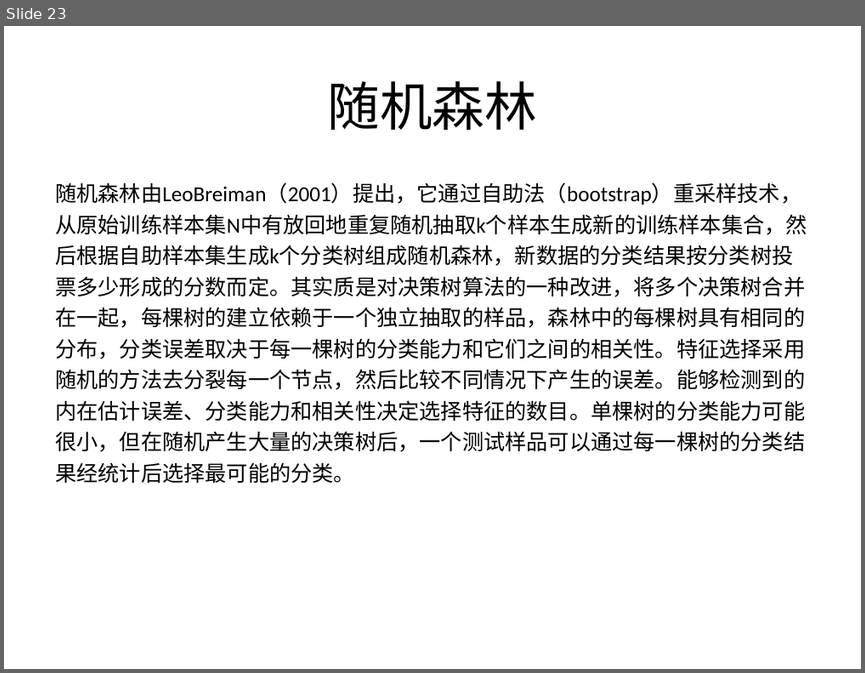
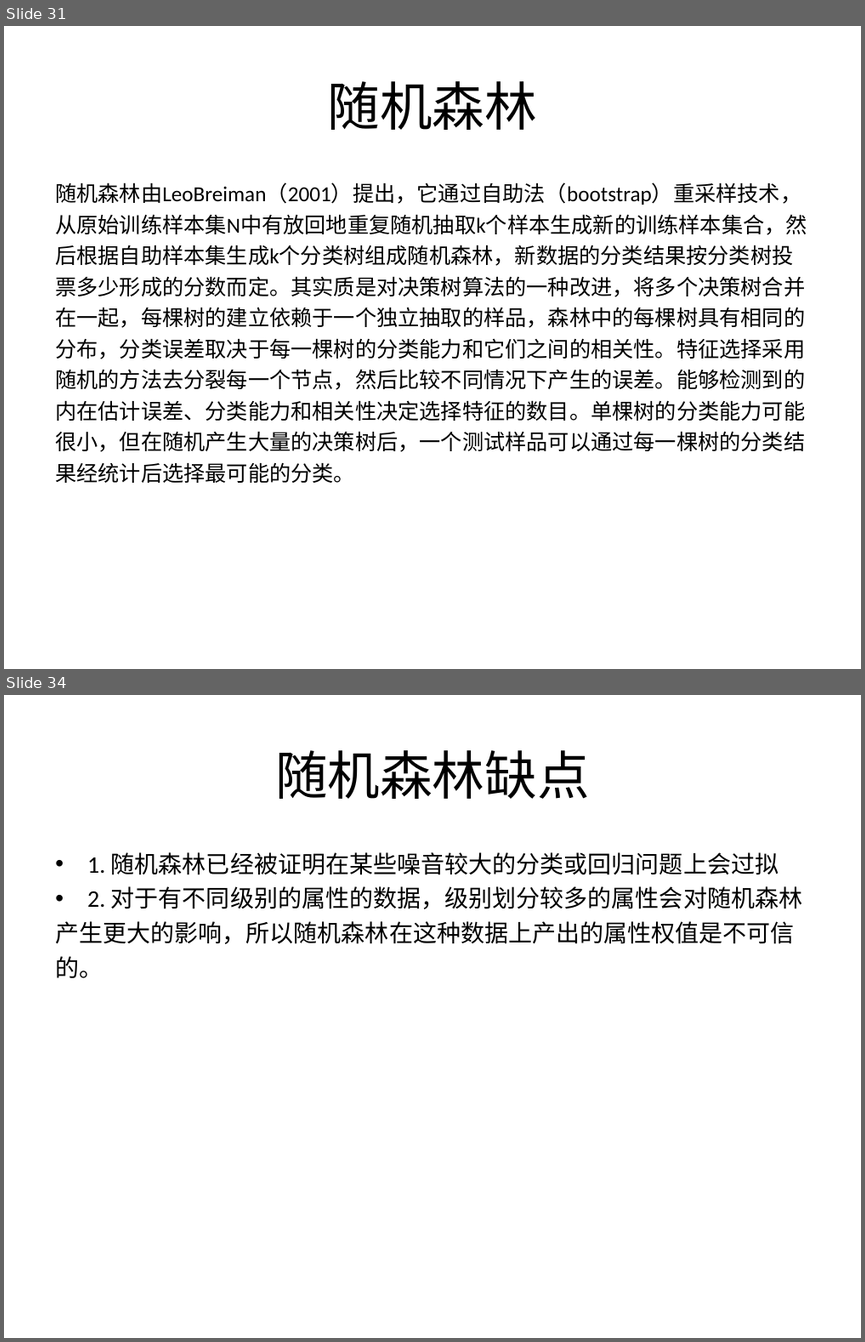
Before and after one commit to fighting-one-piece/shell-scripts, a slide deck: data_mining/src/main/resources/doc/decisiontree.ppt. Shown one above the other, each under a label of ours: slide 23 before the commit, slides 31 and 34 after it; the slides between them are not shown. The pictures are 865x673 and 865x1342 pixels, drawn with LibreOffice and Linux fonts; fonts in the diff are those of the drawing. Boxes give left, top, right and bottom in pixels: in the first picture for what was removed or moved away, otherwise in the second. Text is boxed around its words. In the diff, an @@ line names an element or a change of style, - is before the commit and + after.

```diff
--- a/data_mining/src/main/resources/doc/decisiontree.ppt
+++ b/data_mining/src/main/resources/doc/decisiontree.ppt
@@ slide 34 added at <box>4,695,861,1338</box>, background #FFFFFF @@
@@ title added at <box>275,750,590,799</box>, 44 pt, text #000000 @@
+随机森林缺点
@@ text added at <box>55,852,803,978</box>, 20 pt, text #000000 @@
+• 1. 随机森林已经被证明在某些噪音较大的分类或回归问题上会过拟
+• 2. 对于有不同级别的属性的数据，级别划分较多的属性会对随机森林
+产生更大的影响，所以随机森林在这种数据上产出的属性权值是不可信
+的。
@@ what was slide 23 is now slide 31 @@
```
Also in this commit, not shown: 1 slide changed, 9 other slides added, 6 other files.
